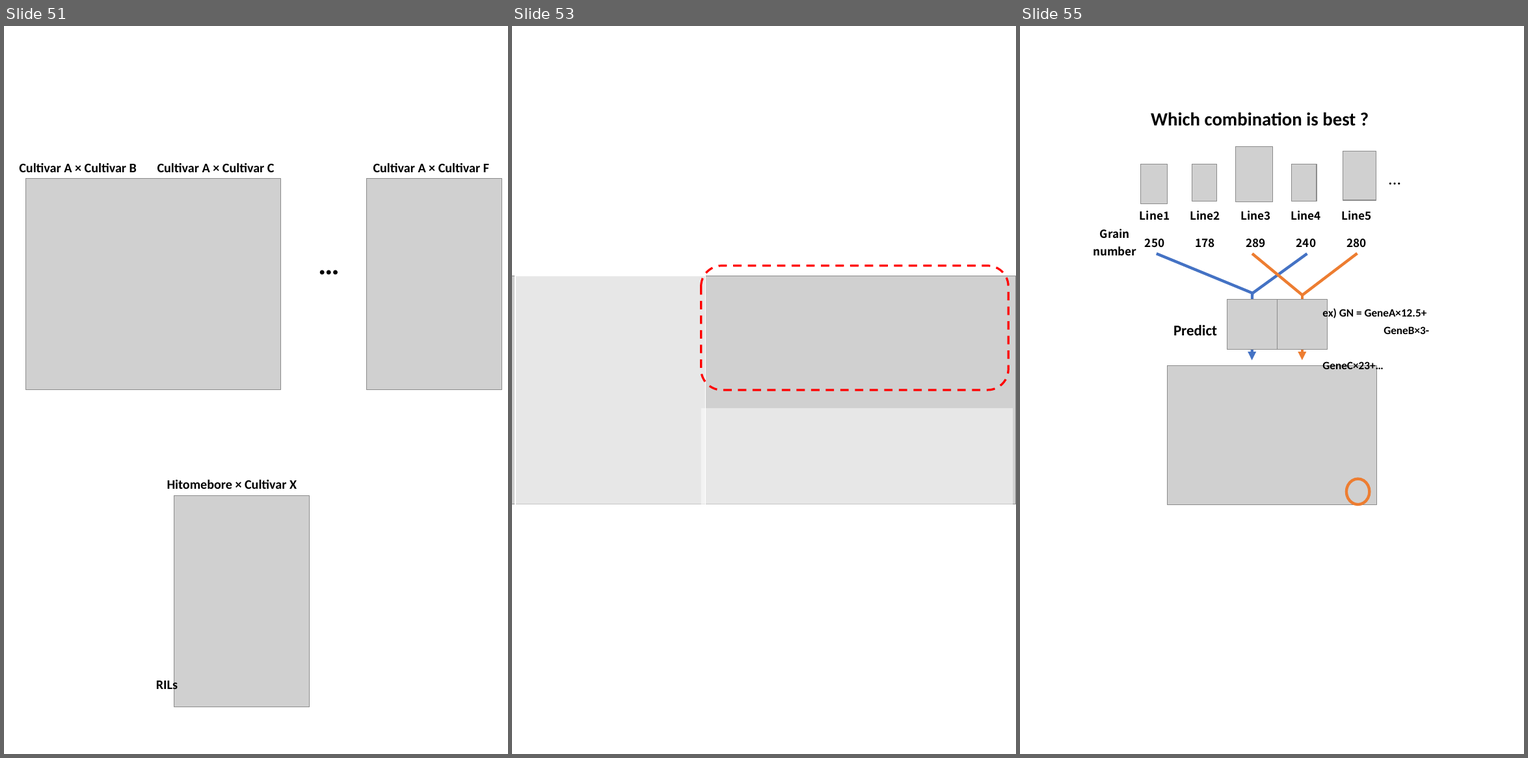
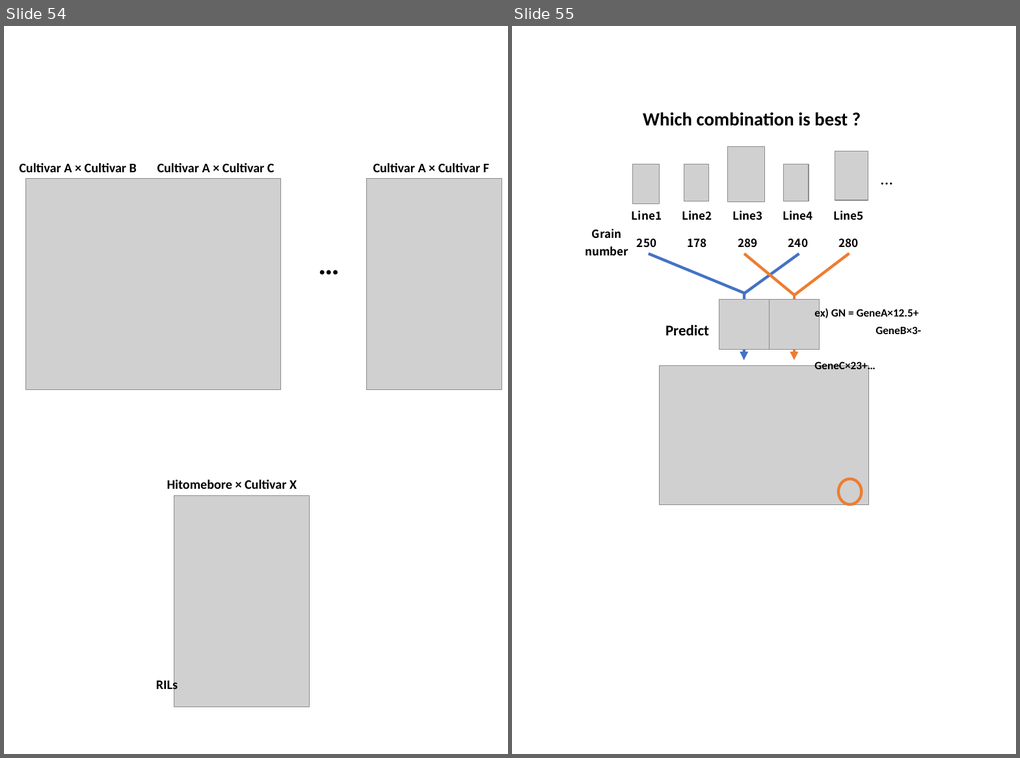
Before and after one commit to slt666666/FAO_lecture, a slide deck: FAO_2024/mutmapqtlseq.pptx. Shown side by side, each under a label of ours: slides 51, 53 and 55 before the commit, slides 54 and 55 after it; the slides between them are not shown. The pictures are 1528x758 and 1020x758 pixels, drawn with LibreOffice and Linux fonts; fonts in the diff are those of the drawing; grey boxes stand for pictures. Boxes give left, top, right and bottom in pixels: in the first picture for what was removed or moved away, otherwise in the second. Text is boxed around its words. In the diff, an @@ line names an element or a change of style, - is before the commit and + after.

```diff
--- a/FAO_2024/mutmapqtlseq.pptx
+++ b/FAO_2024/mutmapqtlseq.pptx
@@ slide 53 removed at box(512, 26, 1016, 754), background #FFFFFF @@
@@ picture removed at box(512, 276, 1016, 504) @@
@@ rectangle removed at box(515, 276, 706, 518) @@
@@ rounded rectangle removed at box(700, 266, 1008, 390) @@
@@ rectangle removed at box(700, 408, 1012, 517) @@
@@ what was slide 51 is now slide 54 @@
```
Also in this commit, not shown: 3 slides added, 2 other slides removed, 4 other files.
